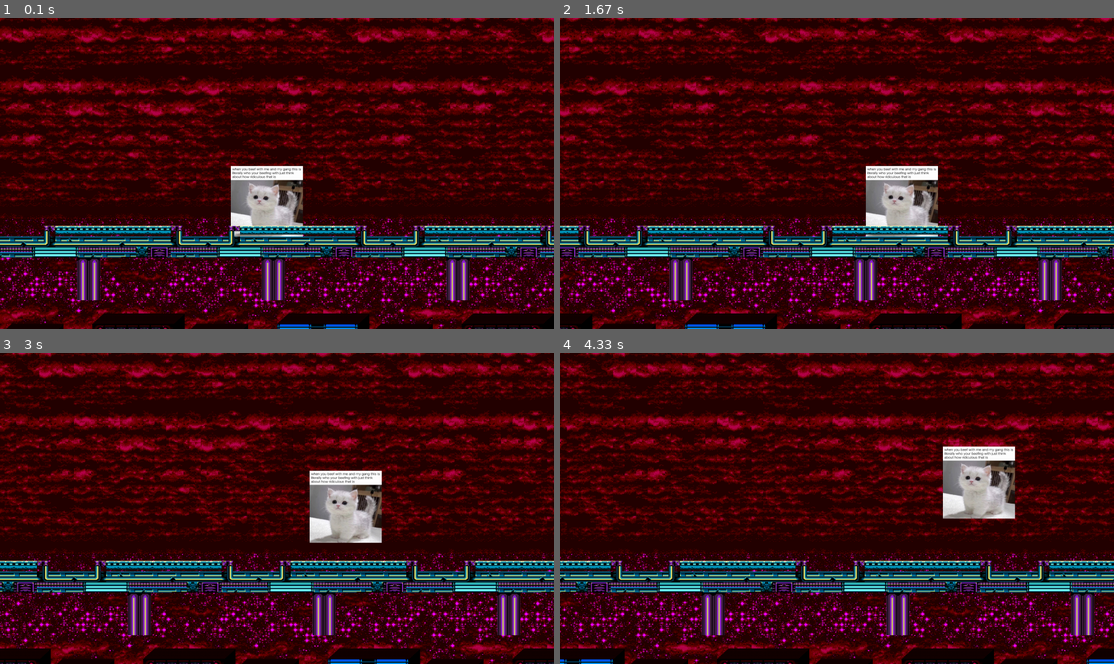
Above: before the commit, frames 1-4 (two rows, left to right).
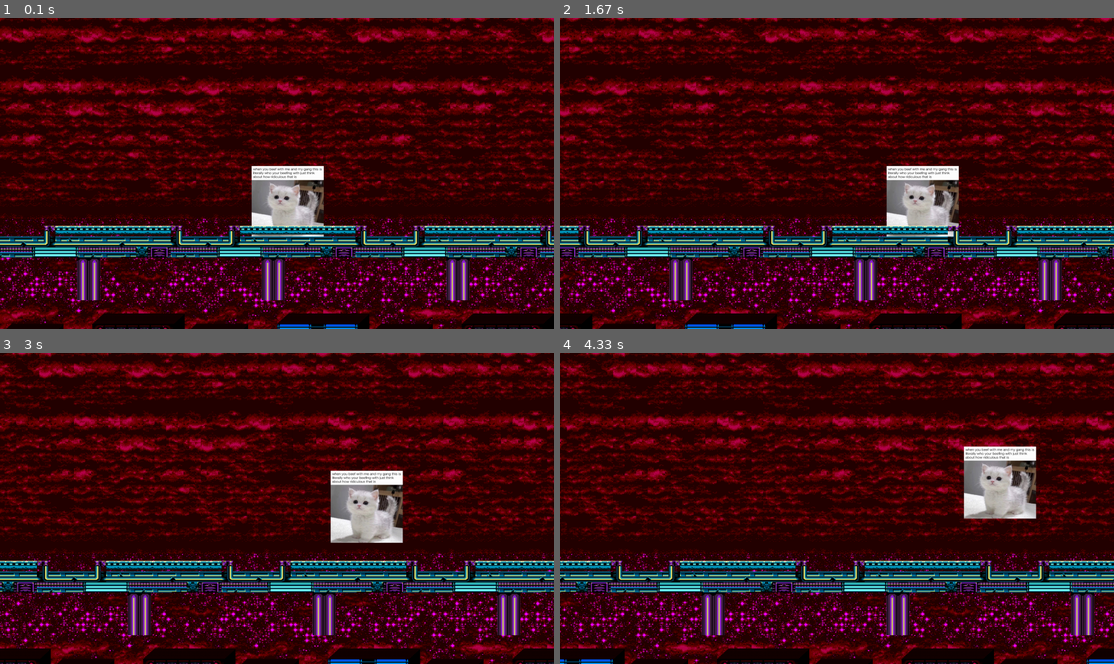
Above: after the commit, the same moments.

Repository: staten-island-tech/oop-adventures-j-a-m-squad
Game: pygame game, started from Stardust Speedway Zone.py
Two runs of this game, one before a commit and one after it. Both use one fixed random seed, a clock stepped at 60 frames per second and the inputs below.
Inputs:
- Up to frame 1 (0.1 s): no input
- Up to frame 2 (1.67 s): hold Right 0.33-0.8 s; hold Right 0.83-1.3 s; hold D 0.83-1.3 s; tap Space at 0.9, 1.2, 1.4 s; hold Left from 1.33 s (still down); hold A from 1.33 s (still down)
- Up to frame 3 (3 s): tap Space at 1.7, 1.97, 2.27, 2.4, 2.7 s; release Left at 1.87 s; release A at 1.87 s; hold Left 1.9-2.3 s; hold A 1.9-2.3 s; hold Right 2.33-2.97 s; hold D 2.33-2.97 s
- Up to frame 4 (4.33 s): hold Left 3-3.47 s; hold A 3-3.47 s; tap Space at 3.07, 3.37, 3.57, 3.87, 4.07 s; hold Right 3.5-3.97 s; hold D 3.5-3.97 s; hold Right from 4 s (still down); hold D from 4 s (still down)

The runs differ from the first frame. In frame 1, 2.7% of the frame differs, in the area x 41-59%, y 47-71%; in frame 2, 2.7%; in frame 3, 3.2%, in the area x 55-73%, y 37-62%; in frame 4, 3.2%.

Commit message:
SONIC CD

Diff:
--- a/Stardust Speedway Zone.py
+++ b/Stardust Speedway Zone.py
@@ -14,9 +14,9 @@
 dead = False
 dt = 0
 #Setup the players position on the screen
-player_pos = pygame.Vector2(screen.get_width() / 2.4, screen.get_height() / 2.1)
+player_pos = pygame.Vector2(screen.get_width() / 2.2, screen.get_height() / 2.1)
 #Load and play music
-pygame.mixer.music.load("assets\music\PokedexTheme.ogg")
+pygame.mixer.music.load("assets\music\Stardust Speedway Bad Future.ogg")
 pygame.mixer.music.play(-1)
 #Load Sound Effects
 sonicJump = pygame.mixer.Sound("assets\sounds\sonicJump.ogg")
